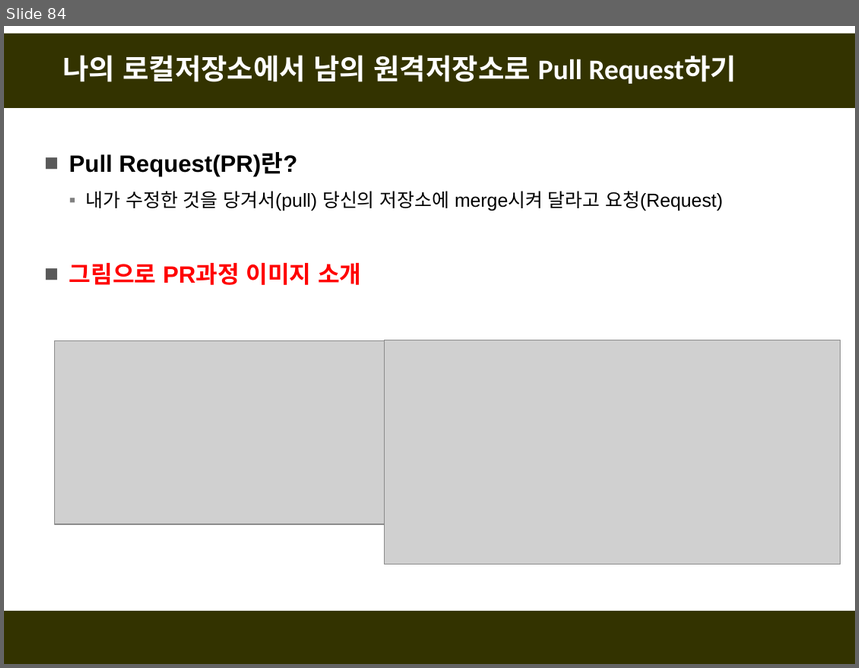
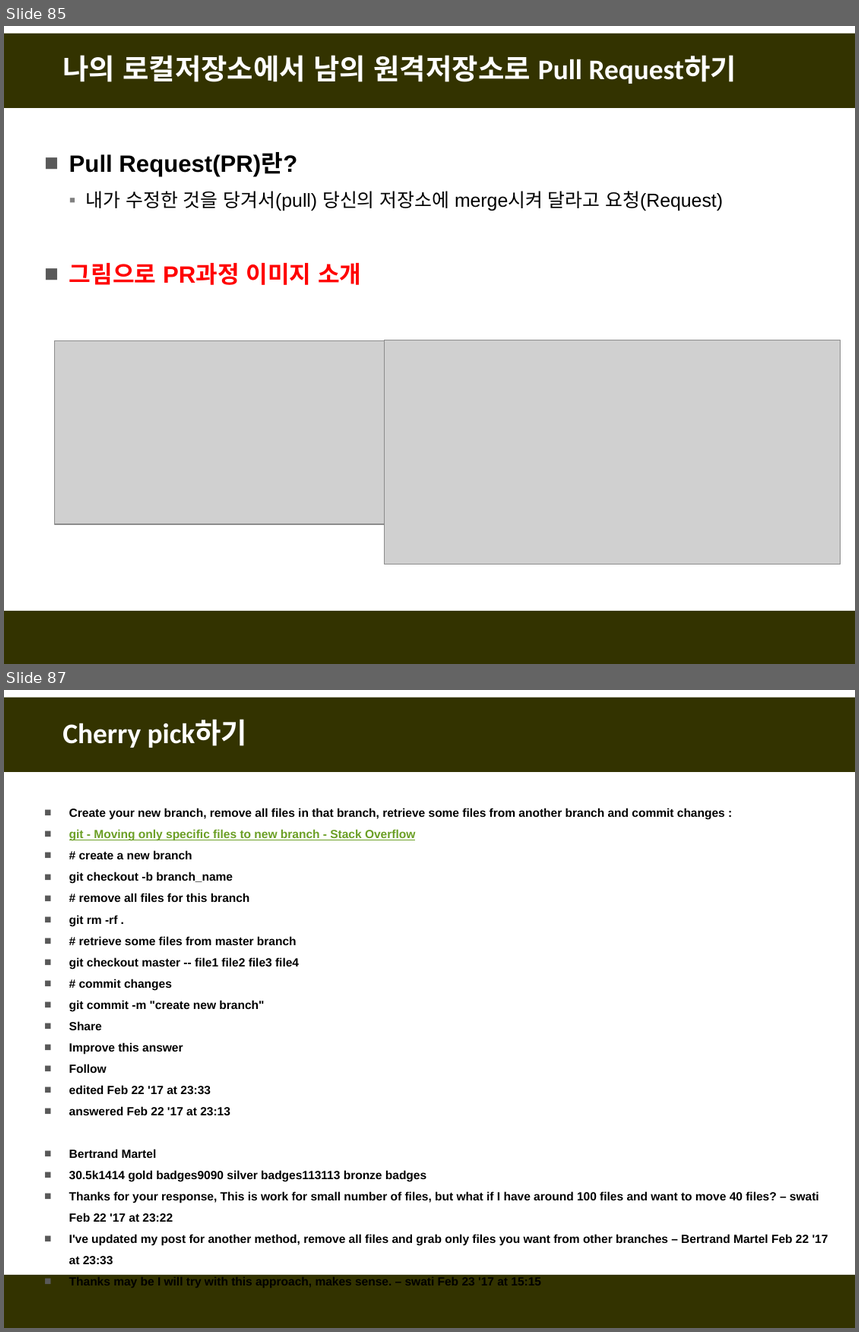
Before and after one commit to fasthill/github-lecture, a slide deck: git및github첫걸음3-원격저장소이용.pptx. Shown one above the other, each under a label of ours: slide 84 before the commit, slides 85 and 87 after it; the slides between them are not shown. The pictures are 859x668 and 859x1332 pixels, drawn with LibreOffice and Linux fonts; fonts in the diff are those of the drawing; grey boxes stand for pictures. Boxes give left, top, right and bottom in pixels: in the first picture for what was removed or moved away, otherwise in the second. Text is boxed around its words. In the diff, an @@ line names an element or a change of style, - is before the commit and + after.

```diff
--- a/git및github첫걸음3-원격저장소이용.pptx
+++ b/git및github첫걸음3-원격저장소이용.pptx
@@ slide 87 added at (4,690,855,1328), background #FFFFFF; not listed: 2 template elements that a slide beside it also shows @@
@@ title added at (63,720,248,748), 24 pt, text #FFFFFF, bold @@
+Cherry pick하기
@@ text added at (69,808,829,1289), 10 pt, text #000000, bold @@
+■ Create your new branch, remove all files in that branch, retrieve some files from another branch and commit changes :
+■ git - Moving only specific files to new branch - Stack Overflow
+■ # create a new branch
+■ git checkout -b branch_name
+■ # remove all files for this branch
+■ git rm -rf .
+■ # retrieve some files from master branch
+■ git checkout master -- file1 file2 file3 file4
+■ # commit changes
+■ git commit -m "create new branch"
+■ Share
+■ Improve this answer
+■ Follow
+■ edited Feb 22 '17 at 23:33
+■ answered Feb 22 '17 at 23:13
+■ Bertrand Martel
+■ 30.5k1414 gold badges9090 silver badges113113 bronze badges
+■ Thanks for your response, This is work for small number of files, but what if I have around 100 files and want to move 40 files? – swati Feb 22 '17 at 23:22
+■ I've updated my post for another method, remove all files and grab only files you want from other branches – Bertrand Martel Feb 22 '17 at 23:33
+■ Thanks may be I will try with this approach, makes sense. – swati Feb 23 '17 at 15:15
@@ what was slide 84 is now slide 85 @@
```
Also in this commit, not shown: 7 slides changed, 2 other slides added.
